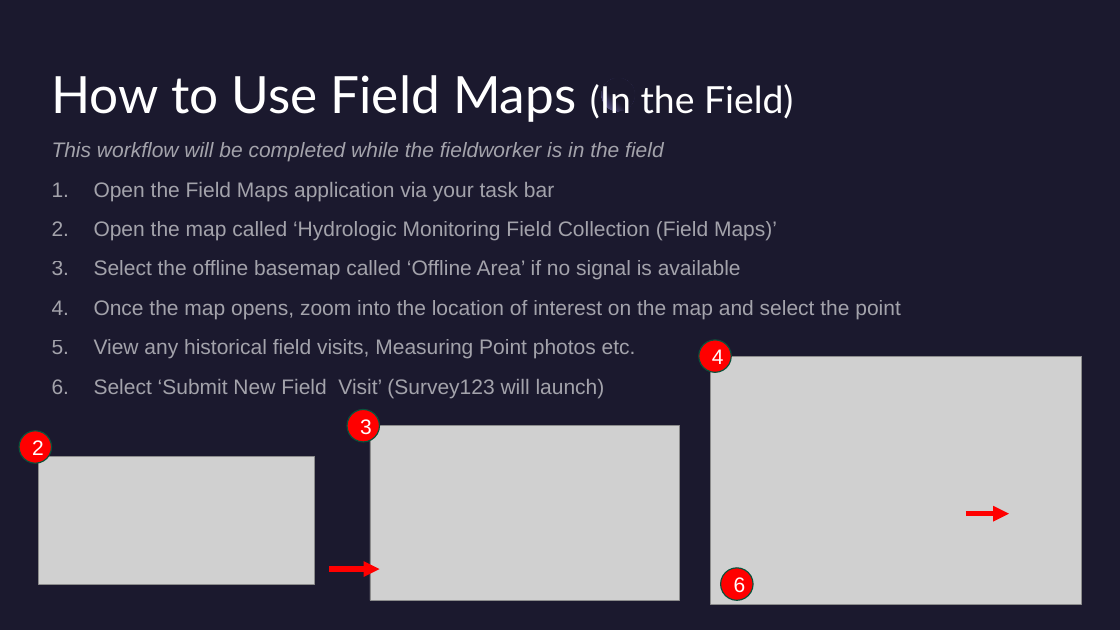
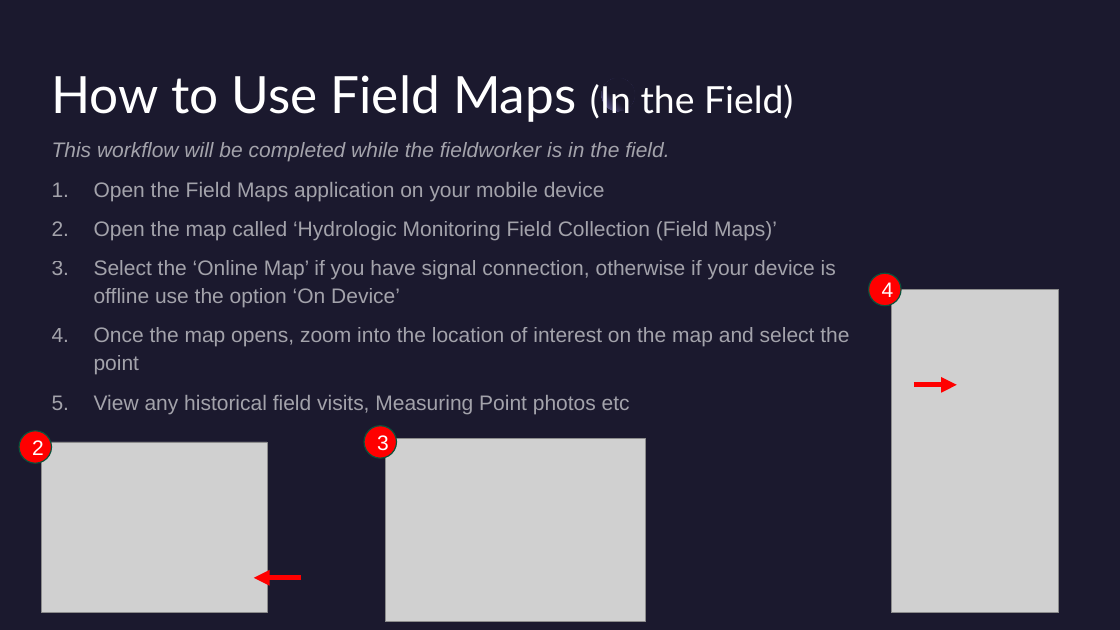
Before and after one commit to NWFWMD-IT/Hydrologic-Monitoring-Project, a slide deck: slide 10 of documents/user_guides/Hydrologic-Monitoring-Project-Fieldwork-Instructions.pptx (slide 5 before the commit). Drawn at 1120x630 pixels with LibreOffice and Linux fonts; fonts in the diff are those of the drawing; grey boxes stand for pictures. Boxes give left, top, right and bottom in pixels: in the first picture for what was removed or moved away, otherwise in the second. Text is boxed around its words. In the diff, an @@ line names an element or a change of style, - is before the commit and + after.

```diff
--- a/documents/user_guides/Hydrologic-Monitoring-Project-Fieldwork-Instructions.pptx
+++ b/documents/user_guides/Hydrologic-Monitoring-Project-Fieldwork-Instructions.pptx
@@ text at (52,142,669,201): text changed @@
-This workflow will be completed while the fieldworker is in the field
-1. Open the Field Maps application via your task bar
+This workflow will be completed while the fieldworker is in the field.
+1. Open the Field Maps application on your mobile device
@@ text at (94,260,836,308): text changed @@
-3. Select the offline basemap called ‘Offline Area’ if no signal is available
+3. Select the ‘Online Map’ if you have signal connection, otherwise if your device is offline use the option ‘On Device’
@@ ellipse "4": place and size @@
-ellipse "4" at (699,340,732,373)
+ellipse "4" at (869,273,902,306)
@@ picture added at (891,290,1059,613) @@
@@ picture removed at (711,356,1082,604) @@
@@ arrow moved from (966, 514) - (1009, 514) to (914, 385) - (957, 385) @@
@@ text at (94,395,630,414): text changed @@
-5. View any historical field visits, Measuring Point photos etc.
-6. Select ‘Submit New Field Visit’ (Survey123 will launch)
+5. View any historical field visits, Measuring Point photos etc
@@ picture: place and size @@
-picture at (39,457,315,585)
+picture at (42,442,267,613)
@@ ellipse "3": place and size @@
-ellipse "3" at (347,409,380,442)
+ellipse "3" at (364,426,397,459)
@@ picture: place and size @@
-picture at (370,426,679,601)
+picture at (386,439,646,622)
@@ ellipse removed at (721,568,754,601) @@
-6
@@ arrow moved from (329, 569) - (380, 569) to (302, 578) - (254, 578) @@
```
Also in this commit, not shown: 4 other slides changed, 4 slides added, 1 slide removed.
